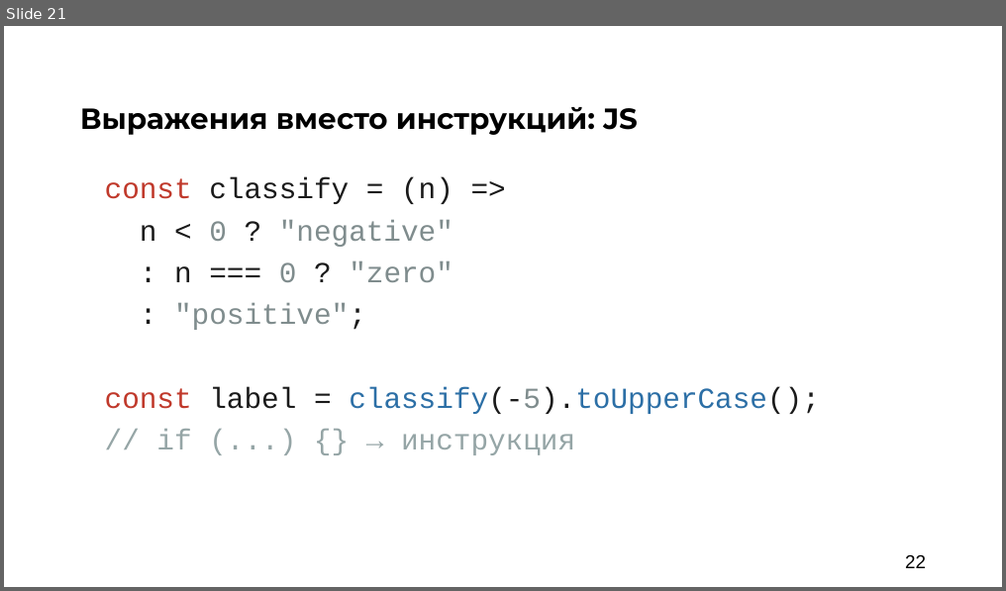
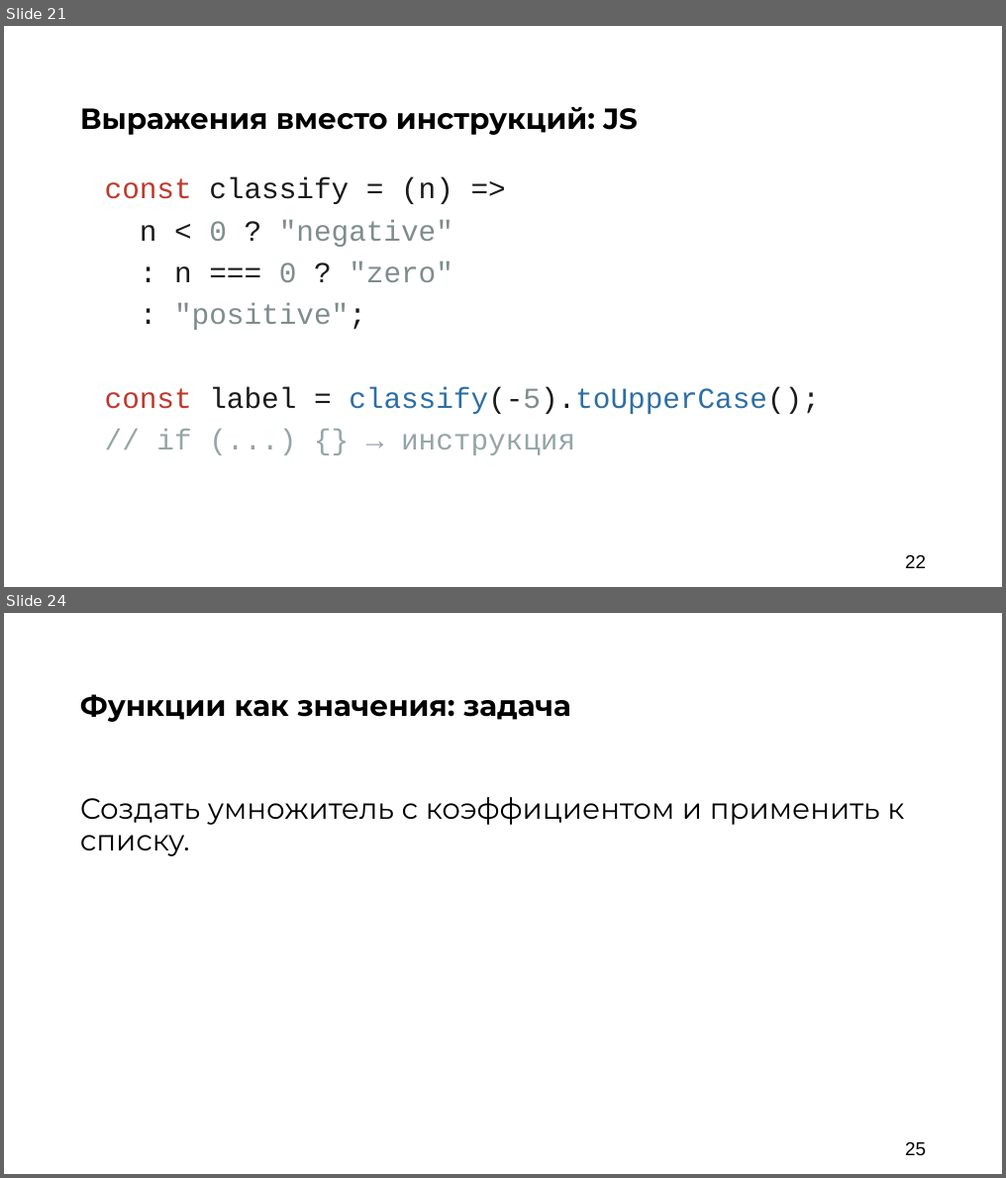
Before and after one commit to argent-smith/presentations, a slide deck: FP_Talk_2026/nastachku/final_presentation.pptx. Shown one above the other, each under a label of ours: slide 21 before the commit, slides 21 and 24 after it; the slides between them are not shown. The pictures are 1006x591 and 1006x1178 pixels, drawn with LibreOffice and Linux fonts; fonts in the diff are those of the drawing; background and template pictures are left out. Boxes give left, top, right and bottom in pixels: in the first picture for what was removed or moved away, otherwise in the second. Text is boxed around its words. In the diff, an @@ line names an element or a change of style, - is before the commit and + after.

```diff
--- a/FP_Talk_2026/nastachku/final_presentation.pptx
+++ b/FP_Talk_2026/nastachku/final_presentation.pptx
@@ slide 24 added at bbox=[4, 613, 1002, 1174], background #FFFFFF @@
@@ text added at bbox=[80, 694, 571, 722], 28 pt, text #000000, bold @@
+Функции как значения: задача
@@ text added at bbox=[80, 797, 904, 857], 28 pt, text #000000 @@
+Создать умножитель с коэффициентом и применить к списку.
@@ page number added at bbox=[905, 1142, 926, 1157], 18 pt, text #000000 @@
+25
```
Also in this commit, not shown: 1 slide changed, 10 other slides added, 1 other file.
